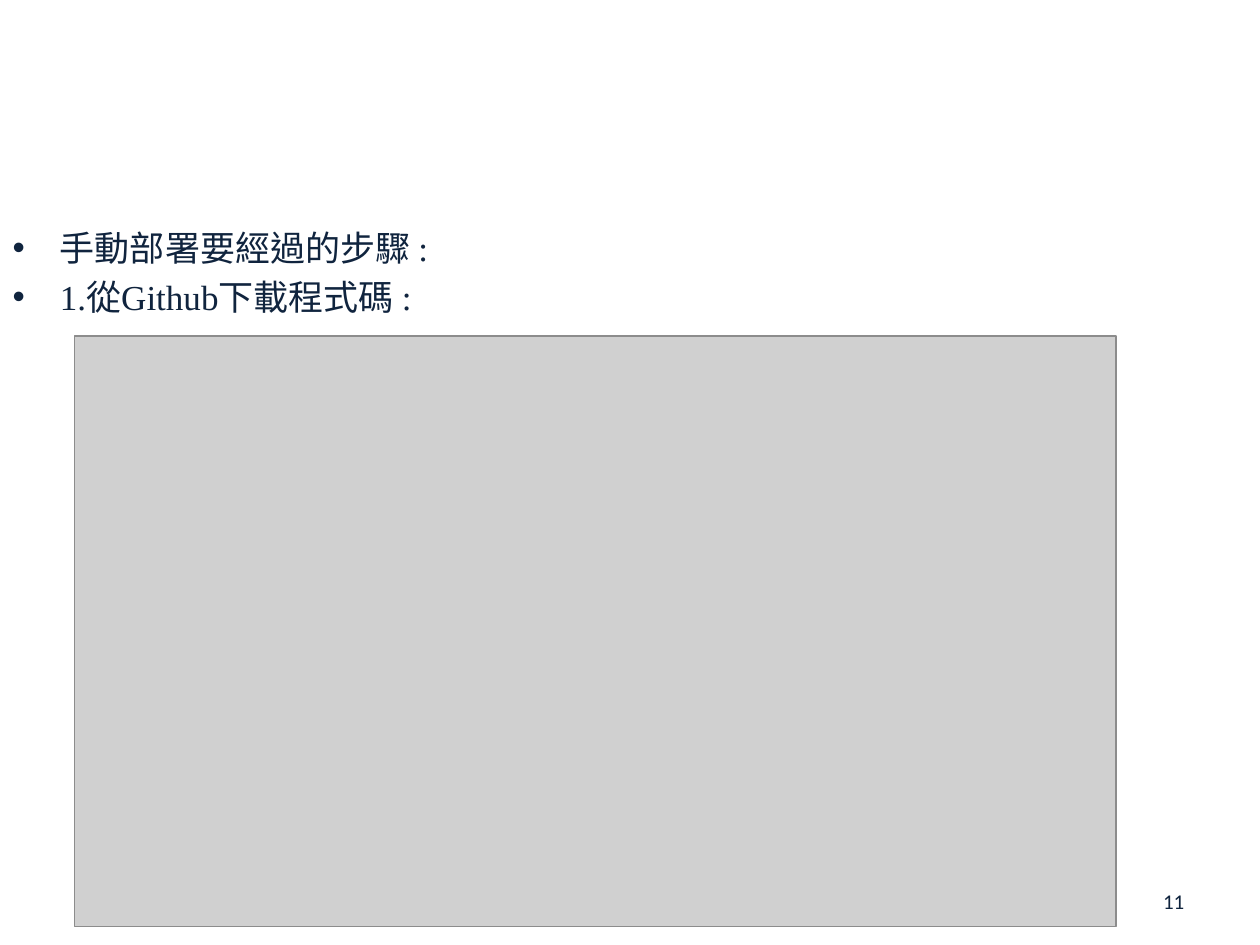
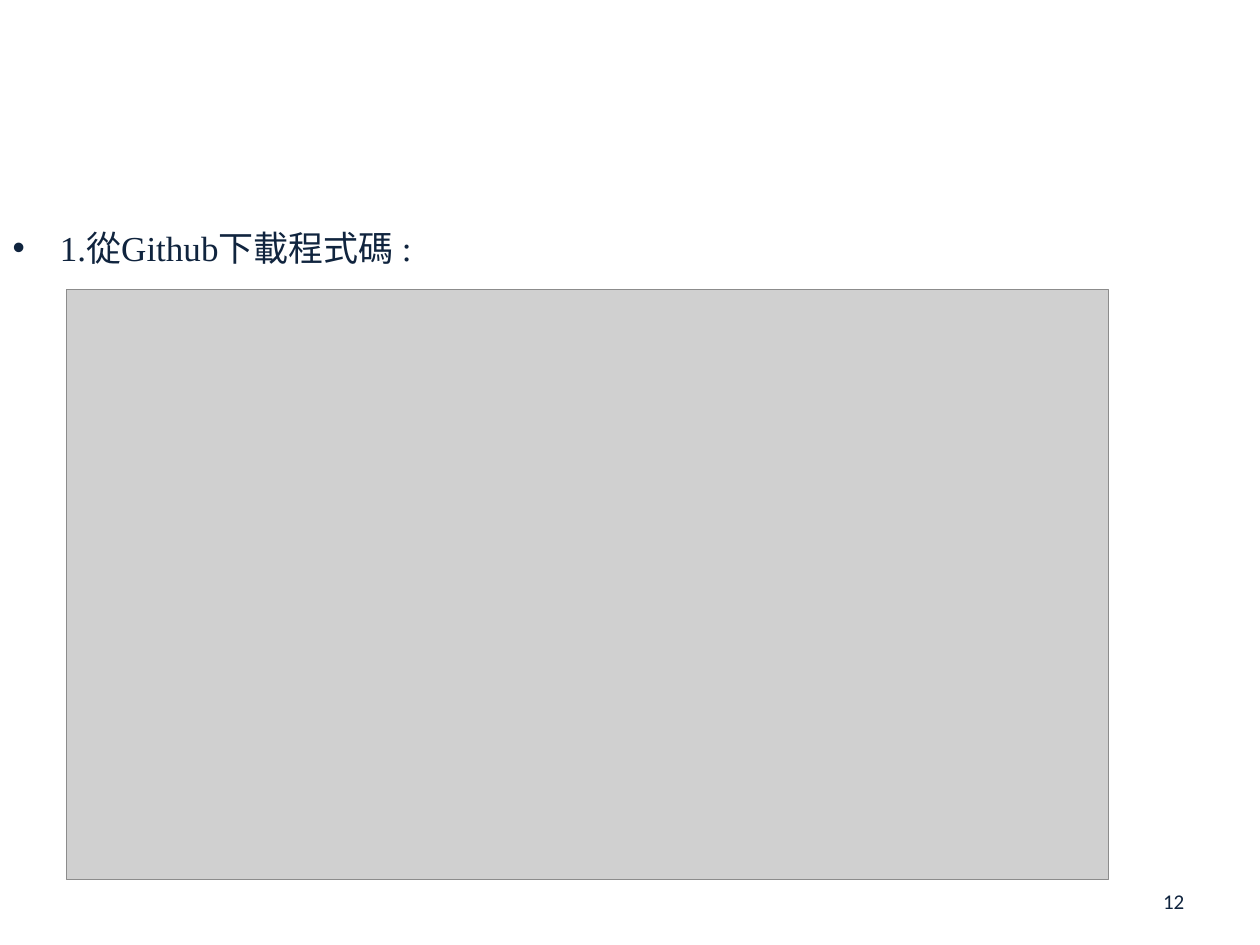
Before and after one commit to john78530/thesis, a slide deck: slide 12 of Oral.pptx (slide 11 before the commit). Drawn at 1260x945 pixels with LibreOffice and Linux fonts; fonts in the diff are those of the drawing; grey boxes stand for pictures; background and template pictures are left out. Boxes give left, top, right and bottom in pixels: in the first picture for what was removed or moved away, otherwise in the second. Text is boxed around its words. In the diff, an @@ line names an element or a change of style, - is before the commit and + after.

```diff
--- a/Oral.pptx
+++ b/Oral.pptx
@@ text at (60,231,411,264): paragraph removed @@
-• 手動部署要經過的步驟 :
@@ picture: place and size @@
-picture at (74,336,1116,926)
+picture at (67,290,1109,879)
@@ page number at (1163,895,1184,909): text changed @@
-11
+12
```
Also in this commit, not shown: 11 other slides changed, 10 slides added, 12 slides removed, 1 other file.
